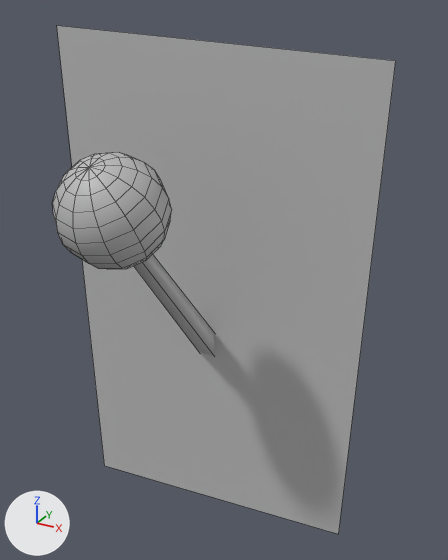
A saved change to the FBX model Assets/Props/switchwLever.fbx.
Camera for both pictures: a 50 mm lens placed at (0.326, -0.554, 0.606), pointed at (0.042, -0.036, 0.347). The axes (+X, +Y, +Z) are drawn at lower left. The lights are the same throughout. Mesh edges are drawn as thin lines. Where no turn or scale is listed for an object, it has been applied to the vertices.

Before the edit, the objects in view are built like this:
```python
me_mesh = bpy.data.meshes.new('Mesh')
me_mesh.from_pydata([(-0.179, 0.0, -0.03), (0.177, 0.0, 0.013), (-0.186, 0.0, 0.57), (0.186, 0.0, 0.547)], [], [(0, 1, 3, 2)])
me_mesh.materials.append(mat_lambert2)  # grey #bcbcbc
me_mesh_001 = bpy.data.meshes.new('Mesh.001')
me_mesh_001.from_pydata(...)  # 141 vertices, 136 faces; spans x -0.051..0.049, y -0.205..0.028, z 0.0..0.286
me_mesh_001.materials.append(mat_lambert2)  # grey #bcbcbc
ob_lever = bpy.data.objects.new('lever', me_mesh_001)
ob_lever.location = (0.0, 0.0, 0.211)
ob_switch_switchwlever = bpy.data.objects.new('switch_switchWLever', me_mesh)
ob_switch_switchwlever.location = (0.0, 0.0, 0.019)
```
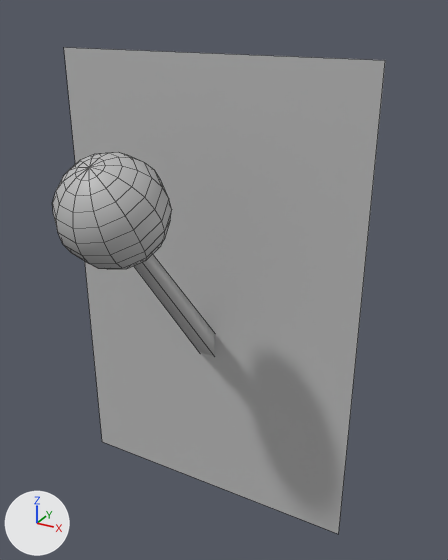
Where the change shows, as pixel boxes [x1, y1, x2, y2] in the pictures (448 x 560 px):
'switch_switchWLever', reshaped
    before: [57, 26, 396, 534]
    after: [64, 47, 385, 534]

The edits, one by one:
me_mesh has 4 vertices, 1 face and spans x -0.186..0.186, y 0.0, z -0.03..0.57.
me_mesh is used by ob_switch_switchwlever; location (0.0, 0.0, 0.019).
Part 1, on me_mesh:
Vertex 0 of me_mesh moves from (-0.179, 0.0, -0.03) at pixel (104, 465) to (-0.179, 0.0, 0.014) at pixel (102, 441).
Vertex 2 of me_mesh moves from (-0.186, 0.0, 0.57) at pixel (56, 25) to (-0.179, 0.0, 0.547) at pixel (63, 47).
Vertex 3 of me_mesh moves from (0.186, 0.0, 0.547) at pixel (395, 60) to (0.178, 0.0, 0.547) at pixel (385, 60).
